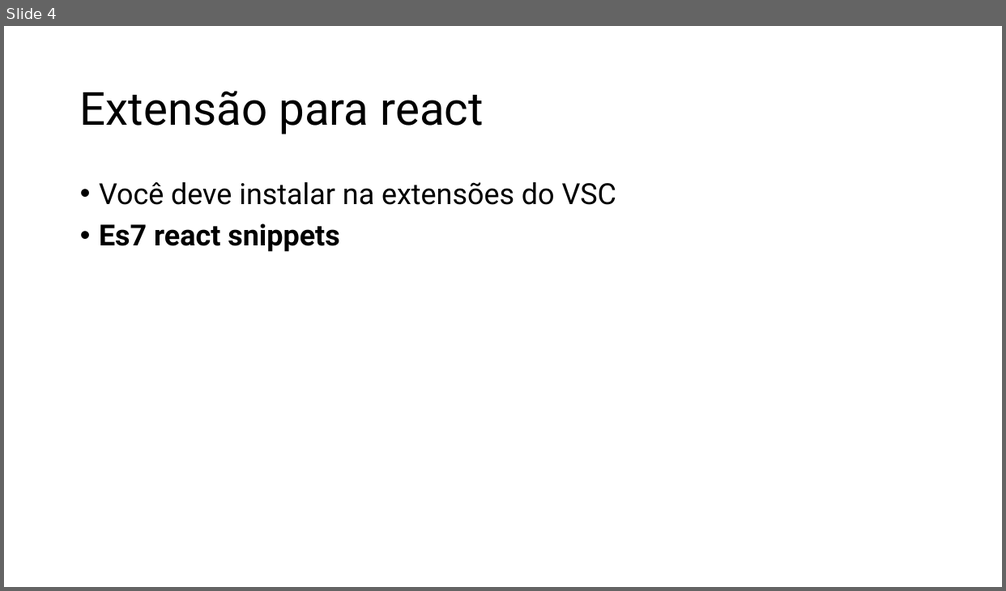
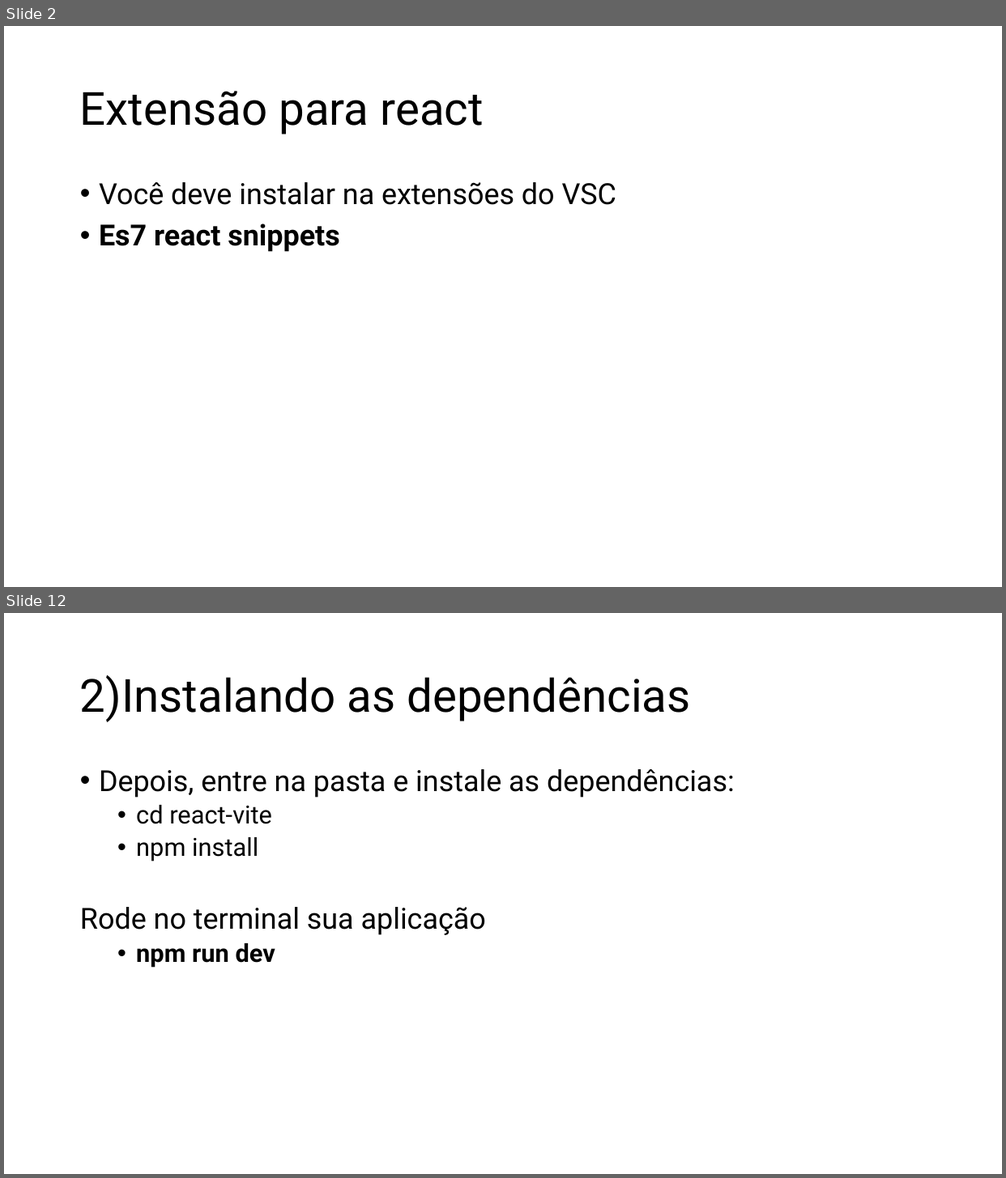
Before and after one commit to RogerSobral/h_codar_react, a slide deck: React.pptx. Shown one above the other, each under a label of ours: slide 4 before the commit, slides 2 and 12 after it; the slides between them are not shown. The pictures are 1006x591 and 1006x1178 pixels, drawn with LibreOffice and Linux fonts; fonts in the diff are those of the drawing. Boxes give left, top, right and bottom in pixels: in the first picture for what was removed or moved away, otherwise in the second. Text is boxed around its words. In the diff, an @@ line names an element or a change of style, - is before the commit and + after.

Commit message:
revisão react
Continuação dos estudos de react

```diff
--- a/React.pptx
+++ b/React.pptx
@@ slide 12 added at [4, 613, 1002, 1174], background #FFFFFF @@
@@ title added at [80, 675, 690, 722], 44 pt, text #000000 @@
+2)Instalando as dependências
@@ text added at [80, 769, 735, 968], 28 pt, text #000000 @@
+• Depois, entre na pasta e instale as dependências:
+  • cd react-vite
+  • npm install
+Rode no terminal sua aplicação
+  • npm run dev
@@ what was slide 4 is now slide 2 @@
```
Also in this commit, not shown: 3 slides changed, 15 other slides added, 46 other files.
